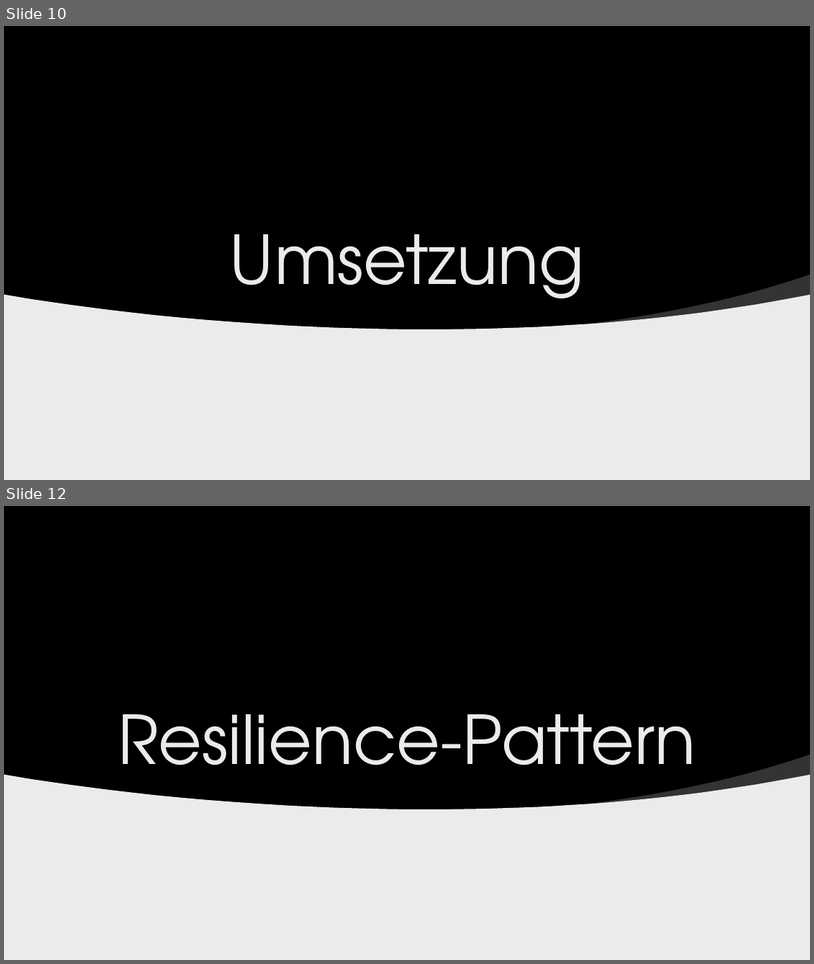
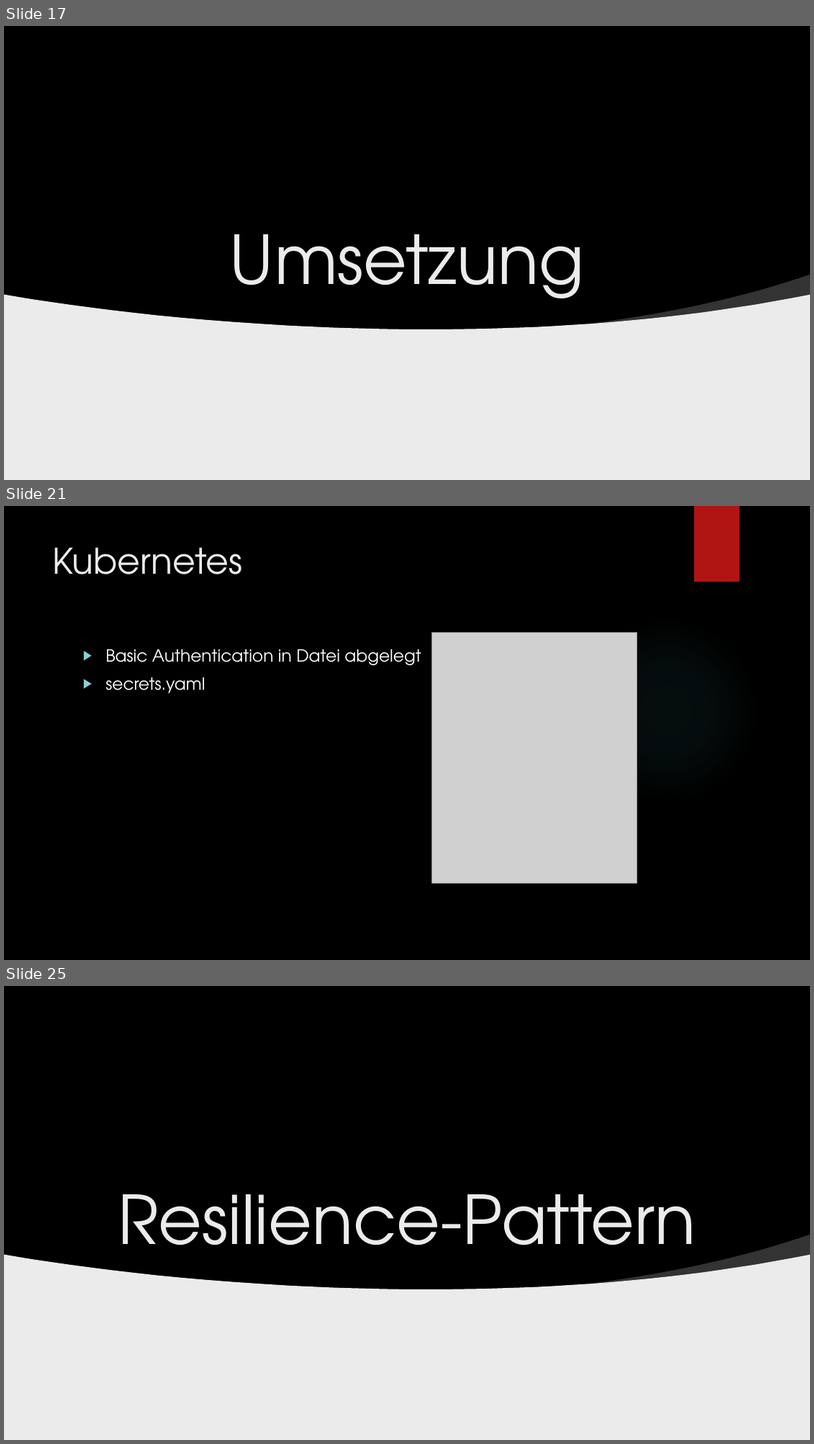
Before and after one commit to der10pm/gca, a slide deck: GCA_Abschlusspraesi_Szablewski_Linnenbaum.pptx. Shown one above the other, each under a label of ours: slides 10 and 12 before the commit, slides 17, 21 and 25 after it; the slides between them are not shown. The pictures are 814x964 and 814x1444 pixels, drawn with LibreOffice and Linux fonts; fonts in the diff are those of the drawing; grey boxes stand for pictures; background and template pictures are left out. Boxes give left, top, right and bottom in pixels: in the first picture for what was removed or moved away, otherwise in the second. Text is boxed around its words. In the diff, an @@ line names an element or a change of style, - is before the commit and + after.

```diff
--- a/GCA_Abschlusspraesi_Szablewski_Linnenbaum.pptx
+++ b/GCA_Abschlusspraesi_Szablewski_Linnenbaum.pptx
@@ slide 21 added at (x1=4, y1=506, x2=810, y2=960), background picture (left out) @@
@@ rectangle added at (x1=694, y1=506, x2=740, y2=582), fill #B01513 @@
@@ title added at (x1=53, y1=547, x2=243, y2=574), 42 pt, text #EBEBEB @@
+Kubernetes
@@ picture added at (x1=432, y1=633, x2=638, y2=883) @@
@@ ellipse added at (x1=574, y1=617, x2=759, y2=803), fill gradient #50B9C1 @@
@@ text added at (x1=106, y1=649, x2=421, y2=693), 20 pt, text #FFFFFF @@
+▶ Basic Authentication in Datei abgelegt
+▶ secrets.yaml
@@ what was slide 10 is now slide 17 @@
@@ what was slide 12 is now slide 25 @@
```
Also in this commit, not shown: 6 slides changed, 15 other slides added, 5 slides removed.
